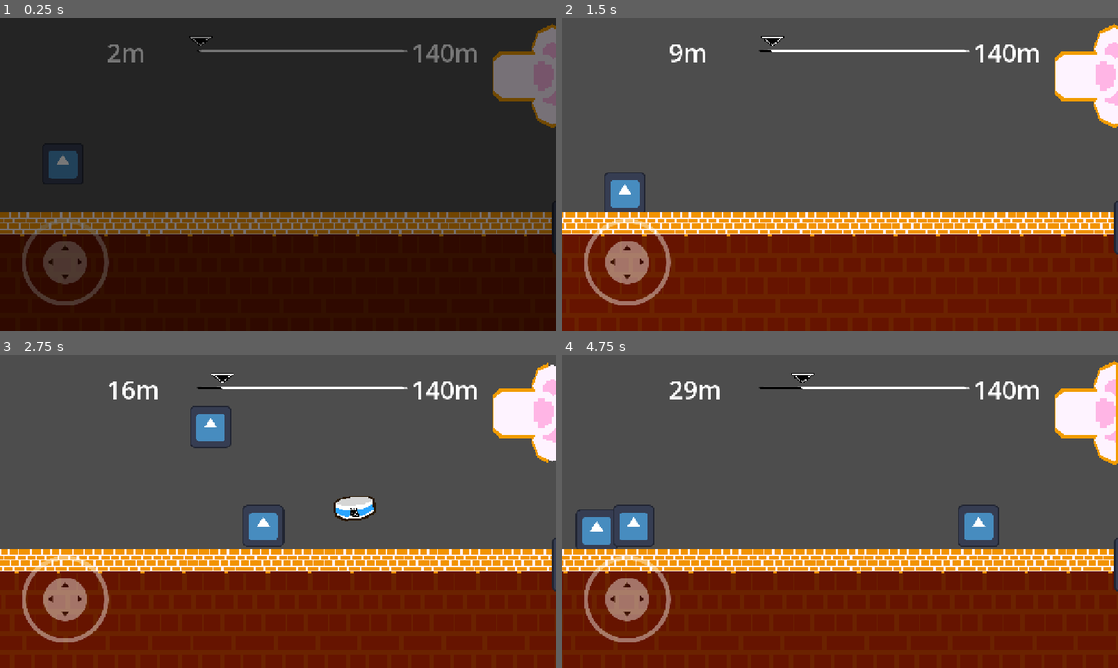
Above: before the commit, frames 1-4 (two rows, left to right).
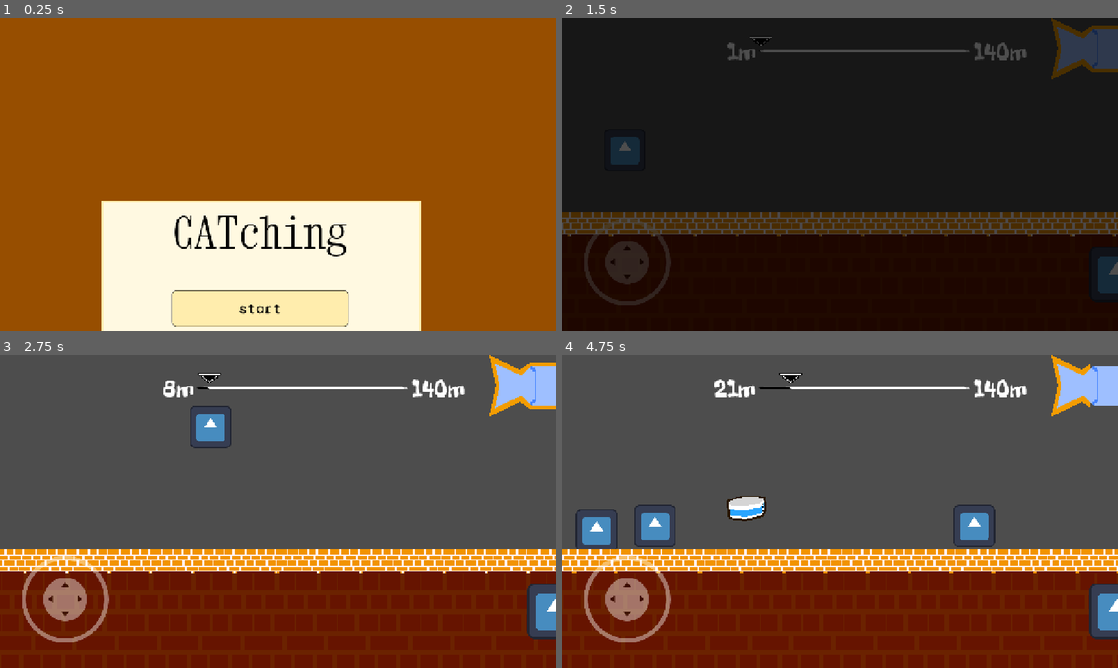
Above: after the commit, the same moments.

Repository: Victu-1996/CATching
Game: Godot game, scene res://scenes/Main Menu/main_menu.tscn
The game is run twice, just before and just after one commit, with the same random seed, the same clock (stepped at 60 frames per second) and the same inputs. Before the commit the project starts from res://scenes/game/l_1/l_1.tscn. The engine's default icon, where the game draws it, is replaced by a stand-in: a white triangle on a blue panel in a dark square.
Inputs (mouse positions are in pixels of both pictures, inside the frame that each line leads up to):
- Up to frame 1 (0.25 s): no input
- Up to frame 2 (1.5 s): click (823, 224) at 0.5 s, where only the run after the commit has a clickable "options"; click (823, 171) at 1.25 s, where only the run after the commit has a clickable "start"
- Up to frame 3 (2.75 s): move the mouse to (400, 495) at 2.02 s; hold D (right) from 2.03 s (still down); hold Space (touch) from 2.03 s (still down); click (400, 495) at 2.17 s; tap Up (ui_up) at 2.27 s
- Up to frame 4 (4.75 s): release D (right) at 2.75 s; release Space (touch) at 2.75 s; drag from (728, 527) to (917, 508) at 2.77 s; move the mouse to (895, 442) at 3.52 s; hold A (left) 3.53-4.25 s; hold Space (touch) 3.53-4.25 s; click (895, 442) at 3.67 s; drag from (812, 574) to (673, 464) at 4.27 s

The runs differ from the first frame. In frame 1, 100% of the frame differs, in the area x 0-100%, y 0-100%; in frame 2, 100%; in frame 3, 8.2%; in frame 4, 8.8%.

Commit message:
foi adcionado o menu inicial, ficou bonito

Diff:
--- a/objects/hud/bars.gd
+++ b/objects/hud/bars.gd
@@ -1,4 +1,4 @@
-extends CenterContainer
+extends Control
 
 @onready var hungry= $hungry
 @onready var life = $life
--- /dev/null
+++ b/objects/hud/hud.tres
@@ -0,0 +1,7 @@
+[gd_resource type="Theme" load_steps=2 format=3 uid="uid://dgmtg473x56o7"]
+
+[ext_resource type="FontFile" uid="uid://i5okw4yhiey4" path="res://fonts/FreckleFace-Regular.ttf" id="1_ykyv5"]
+
+[resource]
+Label/font_sizes/font_size = 58
+Label/fonts/font = ExtResource("1_ykyv5")
--- a/objects/hud/hud.tscn
+++ b/objects/hud/hud.tscn
@@ -1,11 +1,12 @@
-[gd_scene load_steps=12 format=3 uid="uid://dptsky34f5yk2"]
+[gd_scene load_steps=13 format=3 uid="uid://dptsky34f5yk2"]
 
 [ext_resource type="Script" uid="uid://dk1m1h4n1nqd7" path="res://objects/hud/hud.gd" id="1_joawt"]
 [ext_resource type="PackedScene" uid="uid://dmr0fcamx7t56" path="res://addons/virtual_joystick/virtual_joystick_scene.tscn" id="1_y7bgl"]
-[ext_resource type="Texture2D" uid="uid://bexotjrltbxpx" path="res://sprites/icon.svg" id="2_08fgm"]
+[ext_resource type="Texture2D" uid="uid://bexotjrltbxpx" path="res://sprites/icon.svg" id="3_cxlye"]
 [ext_resource type="Script" uid="uid://ci4xmyxr4l6ai" path="res://objects/hud/bars.gd" id="3_hgxdy"]
-[ext_resource type="Texture2D" uid="uid://mejivnpy6soj" path="res://sprites/paw_outline.png" id="4_e0gd4"]
-[ext_resource type="Texture2D" uid="uid://dsplemitphjwk" path="res://sprites/paw.png" id="5_joawt"]
+[ext_resource type="Texture2D" uid="uid://cssbnsage3e8b" path="res://sprites/fish_outline.png" id="5_w0vgd"]
+[ext_resource type="Texture2D" uid="uid://c8pbv3tnu6r1" path="res://sprites/fish.png" id="6_cxlye"]
+[ext_resource type="Theme" uid="uid://dgmtg473x56o7" path="res://objects/hud/hud.tres" id="7_cxlye"]
 [ext_resource type="Texture2D" uid="uid://btlbqp6ucfp0d" path="res://sprites/position.png" id="7_w0vgd"]
 
 [sub_resource type="AtlasTexture" id="AtlasTexture_cxlye"]
@@ -64,37 +65,48 @@
 modulate = Color(1, 1, 1, 0.40784314)
 layout_mode = 1
 clampzone_size = 155.0
-joystick_mode = 1
+joystick_mode = 2
 visibility_mode = 1
 action_left = "left"
 action_right = "right"
 
 [node name="TouchScreenButton" type="TouchScreenButton" parent="."]
-position = Vector2(1270, 418)
-texture_normal = ExtResource("2_08fgm")
+position = Vector2(1214, 525)
+texture_normal = ExtResource("3_cxlye")
 action = "touch"
 
-[node name="bars" type="CenterContainer" parent="."]
-layout_mode = 0
+[node name="bars" type="Control" parent="."]
+anchors_preset = 0
 offset_left = 1133.0
 offset_top = 14.000002
-offset_right = 1659.0
-offset_bottom = 601.0
+offset_right = 1766.0
+offset_bottom = 291.0
 scale = Vector2(0.408195, 0.408195)
 script = ExtResource("3_hgxdy")
 
 [node name="hungry" type="TextureProgressBar" parent="bars"]
-layout_mode = 2
+layout_mode = 0
+offset_left = 84.0
+offset_top = 24.0
+offset_right = 549.0
+offset_bottom = 253.0
+scale = Vector2(1.4400494, 1.5282105)
+pivot_offset = Vector2(232, 114)
+size_flags_stretch_ratio = 10.45
 max_value = 3.0
 step = 0.1
 value = 3.0
-texture_progress = ExtResource("4_e0gd4")
+texture_progress = ExtResource("5_w0vgd")
 
 [node name="life" type="TextureProgressBar" parent="bars"]
-layout_mode = 2
+layout_mode = 0
+offset_left = 16.0
+offset_top = 13.0
+offset_right = 617.0
+offset_bottom = 264.0
 max_value = 3.0
 value = 3.0
-texture_progress = ExtResource("5_joawt")
+texture_progress = ExtResource("6_cxlye")
 
 [node name="metros" type="Control" parent="."]
 anchors_preset = 0
@@ -108,9 +120,10 @@
 offset_top = 40.0
 offset_right = 400.0
 offset_bottom = 201.0
-theme_override_font_sizes/font_size = 58
+theme = ExtResource("7_cxlye")
 text = "metros
 "
+horizontal_alignment = 2
 
 [node name="level_percentage" type="HSlider" parent="metros"]
 layout_mode = 1
@@ -140,5 +153,5 @@
 offset_top = 40.0
 offset_right = 1101.0
 offset_bottom = 201.0
-theme_override_font_sizes/font_size = 58
+theme = ExtResource("7_cxlye")
 text = "end"
--- a/objects/player/stats.gd
+++ b/objects/player/stats.gd
@@ -20,3 +20,7 @@
 			starve_time = starve_max
 	else:
 		starve_time = starve_max
+
+func reset():
+	hp = hp_max
+	hungry = hungry_max
--- a/project.godot
+++ b/project.godot
@@ -14,7 +14,7 @@
 config/description="um jogo de corrida infinita, com um gato bizarramente bizarro, indo atrás de... Eu também não sei"
 config/version="0.0"
 config/tags=PackedStringArray("endless")
-run/main_scene="uid://x3awsq6dn7pu"
+run/main_scene="uid://8yobbu0gjj1i"
 config/features=PackedStringArray("4.5", "GL Compatibility")
 config/icon="res://sprites/icon.svg"
 
@@ -56,6 +56,10 @@
 ]
 }
 
+[input_devices]
+
+pointing/emulate_touch_from_mouse=true
+
 [rendering]
 
 textures/canvas_textures/default_texture_filter=0
--- /dev/null
+++ b/scenes/Main Menu/main_Buttons.tres
@@ -0,0 +1,32 @@
+[gd_resource type="Theme" load_steps=6 format=3 uid="uid://bjbxhoeihjrsh"]
+
+[ext_resource type="FontFile" uid="uid://ds4w2e6dmdmxe" path="res://fonts/SyneMono-Regular.ttf" id="1_5q27k"]
+[ext_resource type="FontFile" uid="uid://cy2mr867i76e4" path="res://fonts/XanhMono-Regular.ttf" id="2_7egjl"]
+
+[sub_resource type="StyleBoxFlat" id="StyleBoxFlat_7egjl"]
+bg_color = Color(1, 0.972549, 0.8666667, 1)
+
+[sub_resource type="StyleBoxFlat" id="StyleBoxFlat_gpiw7"]
+bg_color = Color(1, 0.9306667, 0.68, 1)
+corner_radius_top_left = 10
+corner_radius_top_right = 10
+corner_radius_bottom_right = 10
+corner_radius_bottom_left = 10
+shadow_color = Color(0, 0, 0, 1)
+shadow_size = 2
+
+[sub_resource type="StyleBoxFlat" id="StyleBoxFlat_gmv2q"]
+bg_color = Color(0, 0, 0, 1)
+
+[resource]
+Button/colors/font_color = Color(0, 0, 0, 1)
+Button/colors/font_hover_color = Color(0, 0, 0, 1)
+Button/colors/font_pressed_color = Color(0, 0.63333344, 1, 1)
+Button/constants/outline_size = 3
+Button/font_sizes/font_size = 36
+Button/fonts/font = ExtResource("1_5q27k")
+Button/styles/hover = SubResource("StyleBoxFlat_7egjl")
+Button/styles/normal = SubResource("StyleBoxFlat_gpiw7")
+Button/styles/pressed = SubResource("StyleBoxFlat_gmv2q")
+Label/colors/font_color = Color(0, 0, 0, 1)
+Label/fonts/font = ExtResource("2_7egjl")
--- /dev/null
+++ b/scenes/Main Menu/main_menu.gd
@@ -0,0 +1,15 @@
+extends Control
+
+@export_file("*.tscn") var game:String
+@export_file("*.tscn") var options
+
+func _on_start() -> void:
+	get_tree().change_scene_to_file(game)
+
+
+func _on_options() -> void:
+	pass # Replace with function body.
+
+
+func _on_exit() -> void:
+	get_tree().quit()
--- a/scenes/Main Menu/main_menu.tscn
+++ b/scenes/Main Menu/main_menu.tscn
@@ -1,4 +1,44 @@
-[gd_scene format=3 uid="uid://8yobbu0gjj1i"]
+[gd_scene load_steps=7 format=3 uid="uid://8yobbu0gjj1i"]
+
+[ext_resource type="Script" uid="uid://b7k0xg7f33m3s" path="res://scenes/Main Menu/main_menu.gd" id="1_1o70l"]
+[ext_resource type="Texture2D" uid="uid://c5e5tkwygrnhj" path="res://sprites/newspaper.png" id="1_gn8lm"]
+[ext_resource type="Theme" uid="uid://bjbxhoeihjrsh" path="res://scenes/Main Menu/main_Buttons.tres" id="2_hk6sr"]
+
+[sub_resource type="Animation" id="Animation_iscfu"]
+length = 0.001
+tracks/0/type = "value"
+tracks/0/imported = false
+tracks/0/enabled = true
+tracks/0/path = NodePath("MarginContainer:position")
+tracks/0/interp = 1
+tracks/0/loop_wrap = true
+tracks/0/keys = {
+"times": PackedFloat32Array(0),
+"transitions": PackedFloat32Array(1),
+"update": 0,
+"values": [Vector2(-311.5, -24)]
+}
+
+[sub_resource type="Animation" id="Animation_1o70l"]
+resource_name = "pull"
+tracks/0/type = "value"
+tracks/0/imported = false
+tracks/0/enabled = true
+tracks/0/path = NodePath("MarginContainer:position")
+tracks/0/interp = 1
+tracks/0/loop_wrap = true
+tracks/0/keys = {
+"times": PackedFloat32Array(0.1, 0.96666664),
+"transitions": PackedFloat32Array(0.1695595, 1),
+"update": 0,
+"values": [Vector2(-311.5, 940), Vector2(-311.5, -24)]
+}
+
+[sub_resource type="AnimationLibrary" id="AnimationLibrary_3e4a6"]
+_data = {
+&"RESET": SubResource("Animation_iscfu"),
+&"pull": SubResource("Animation_1o70l")
+}
 
 [node name="MainMenu" type="Control"]
 layout_mode = 3
@@ -9,3 +49,94 @@
 grow_vertical = 2
 size_flags_horizontal = 3
 size_flags_vertical = 3
+script = ExtResource("1_1o70l")
+game = "uid://x3awsq6dn7pu"
+
+[node name="ColorRect" type="ColorRect" parent="."]
+layout_mode = 1
+anchors_preset = 15
+anchor_right = 1.0
+anchor_bottom = 1.0
+grow_horizontal = 2
+grow_vertical = 2
+color = Color(0.59, 0.30483332, 0, 1)
+
+[node name="MarginContainer" type="MarginContainer" parent="."]
+layout_mode = 1
+anchors_preset = 15
+anchor_right = 1.0
+anchor_bottom = 1.0
+offset_left = -311.5
+offset_top = -24.0
+offset_right = 228.5
+offset_bottom = 24.0
+grow_horizontal = 2
+grow_vertical = 2
+theme_override_constants/margin_left = 242
+theme_override_constants/margin_right = 242
+
+[node name="paper" type="TextureRect" parent="MarginContainer"]
+layout_mode = 2
+texture = ExtResource("1_gn8lm")
+
+[node name="content" type="MarginContainer" parent="MarginContainer"]
+layout_mode = 2
+theme_override_constants/margin_left = 466
+theme_override_constants/margin_top = 142
+theme_override_constants/margin_right = 466
+theme_override_constants/margin_bottom = 160
+
+[node name="list" type="VBoxContainer" parent="MarginContainer/content"]
+layout_mode = 2
+alignment = 1
+
+[node name="title" type="Label" parent="MarginContainer/content/list"]
+layout_mode = 2
+theme = ExtResource("2_hk6sr")
+theme_override_font_sizes/font_size = 101
+text = "CATching"
+horizontal_alignment = 1
+vertical_alignment = 1
+
+[node name="HSeparator" type="HSeparator" parent="MarginContainer/content/list"]
+layout_mode = 2
+size_flags_horizontal = 0
+theme_override_constants/separation = 66
+
+[node name="start" type="Button" parent="MarginContainer/content/list"]
+layout_mode = 2
+size_flags_vertical = 3
+theme = ExtResource("2_hk6sr")
+text = "start"
+
+[node name="HSeparator2" type="HSeparator" parent="MarginContainer/content/list"]
+layout_mode = 2
+size_flags_horizontal = 0
+size_flags_vertical = 8
+
+[node name="options" type="Button" parent="MarginContainer/content/list"]
+layout_mode = 2
+size_flags_vertical = 3
+theme = ExtResource("2_hk6sr")
+text = "options"
+
+[node name="HSeparator3" type="HSeparator" parent="MarginContainer/content/list"]
+layout_mode = 2
+size_flags_horizontal = 0
+size_flags_vertical = 8
+
+[node name="exit" type="Button" parent="MarginContainer/content/list"]
+layout_mode = 2
+size_flags_vertical = 3
+theme = ExtResource("2_hk6sr")
+text = "exit"
+
+[node name="AnimationPlayer" type="AnimationPlayer" parent="."]
+libraries = {
+&"": SubResource("AnimationLibrary_3e4a6")
+}
+autoplay = "pull"
+
+[connection signal="pressed" from="MarginContainer/content/list/start" to="." method="_on_start"]
+[connection signal="pressed" from="MarginContainer/content/list/options" to="." method="_on_options"]
+[connection signal="pressed" from="MarginContainer/content/list/exit" to="." method="_on_exit"]
--- a/scenes/game/l_2/l_2.tscn
+++ b/scenes/game/l_2/l_2.tscn
@@ -1,6 +1,5 @@
 [gd_scene load_steps=10 format=3 uid="uid://bkk16txhpivb4"]
 
-[ext_resource type="Script" uid="uid://cuifdov35sr1k" path="res://scenes/game/l_2/l_2.gd" id="1_fp2eo"]
 [ext_resource type="PackedScene" uid="uid://dptsky34f5yk2" path="res://objects/hud/hud.tscn" id="2_8igwd"]
 [ext_resource type="PackedScene" uid="uid://d33s810cxb85v" path="res://objects/fade/fade.tscn" id="2_637as"]
 [ext_resource type="PackedScene" uid="uid://qkmxjl81o1dh" path="res://objects/spawner/spawner.tscn" id="3_dd460"]
@@ -9,11 +8,51 @@
 [ext_resource type="PackedScene" uid="uid://drgg124ebg0wv" path="res://objects/roof/roof.tscn" id="6_e5scq"]
 [ext_resource type="PackedScene" uid="uid://mruskylkes5r" path="res://objects/death/death.tscn" id="7_ekhgf"]
 
+[sub_resource type="GDScript" id="GDScript_ekhgf"]
+script/source = "extends level
+@onready var fede = $Camera2D/CanvasLayer/fade
+# Called when the node enters the scene tree for the first time.
+func _ready() -> void:
+	stats.reset()
+	fede._in()
+	$margin/ground/par_1.autoscroll.x = -global.wspd*60
+	$margin/ground/par_2.autoscroll.x = (-global.wspd*60)-200
+
+
+
+
+# Called every frame. 'delta' is the elapsed time since the previous frame.
+func _process(delta: float) -> void:
+	metros+=0.1
+	global.metros = metros
+	global.end = end
+	if stats.hp == 0:
+		reset()
+	if metros >= end:
+		fede.out()
+
+func reset():
+	get_tree().reload_current_scene()
+
+	stats.hp = stats.hp_max
+	stats.hungry = stats.hungry_max
+
+func win():
+	if next == null:
+		get_tree().quit()
+	else:
+		get_tree().change_scene_to_file(next)
+
+
+func _on_fade_finished() -> void:
+	win()
+"
+
 [sub_resource type="SegmentShape2D" id="SegmentShape2D_7h61r"]
 b = Vector2(0, 646)
 
 [node name="l_2" type="Node2D"]
-script = ExtResource("1_fp2eo")
+script = SubResource("GDScript_ekhgf")
 end = 230
 metadata/_custom_type_script = "uid://cuifdov35sr1k"
 
Binary file added: fonts/FreckleFace-Regular.ttf
Not shown, added: fonts/FreckleFace-Regular.ttf.import
Binary file added: fonts/SyneMono-Regular.ttf
Not shown, added: fonts/SyneMono-Regular.ttf.import
Binary file added: fonts/XanhMono-Regular.ttf
Not shown, added: fonts/XanhMono-Regular.ttf.import
Not shown, added: scenes/Main Menu/main_menu.gd.uid
Binary file added: sprites/box.png
Not shown, added: sprites/box.png.import
Binary file added: sprites/fish.png
Not shown, added: sprites/fish.png.import
Binary file added: sprites/fish_outline.png
(and 3 more such lines)
